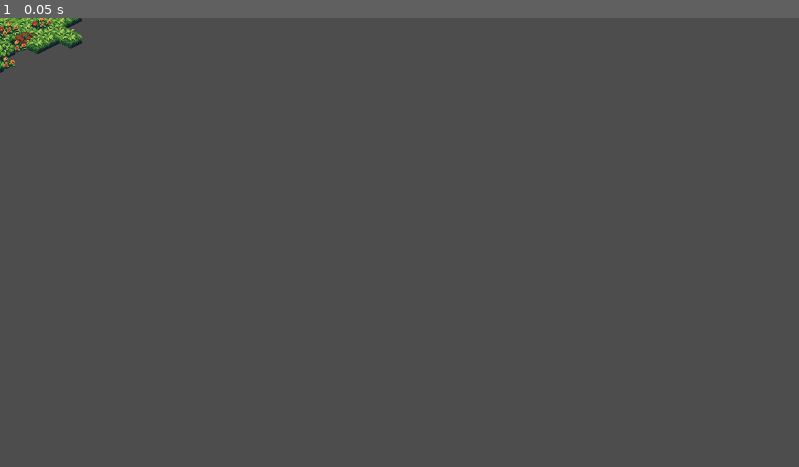
Above: before the commit, frame 1.
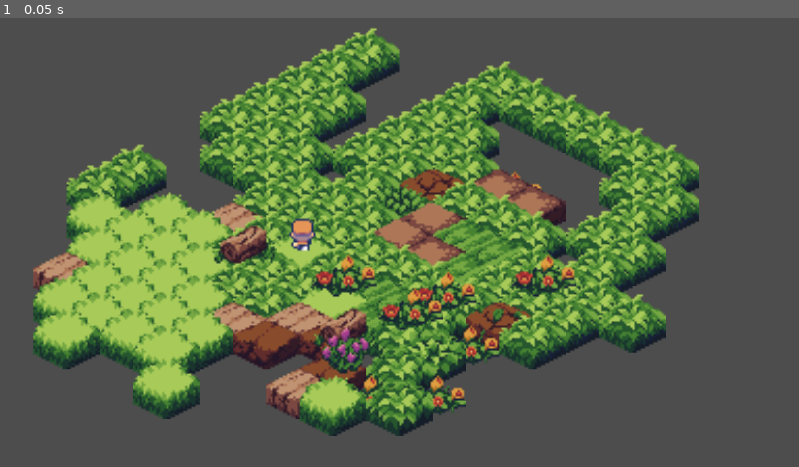
Above: after the commit, the same moment.

Repository: Luithais/learn2learn
Game: Godot game, scene res://tile_map_layer.tscn
The game is run twice, just before and just after one commit, with the same random seed, the same clock (stepped at 60 frames per second) and the same inputs. Before the commit the project has no main scene; this scene is started directly in both runs.
Inputs:
- Up to frame 1 (0.05 s): no input

The runs differ from the first frame. In frame 1, 46% of the frame differs, in the area x 0-88%, y 0-94%.

Commit message:
potch again omg

Diff:
--- a/item.gd
+++ b/item.gd
@@ -3,4 +3,5 @@
 
 var itemName:String
 var sellPrice:int
+var buyPrice:int
 var quantity:int
--- /dev/null
+++ b/movement.gd
@@ -0,0 +1,19 @@
+extends Sprite2D
+
+@export var speed:int
+
+# Called when the node enters the scene tree for the first time.
+func _ready() -> void:
+	pass # Replace with function body.
+
+
+# Called every frame. 'delta' is the elapsed time since the previous frame.
+func _process(delta):
+	if Input.is_key_pressed(KEY_W):
+		position.y -= speed * delta
+	if Input.is_key_pressed(KEY_A):
+		position.x -= speed * delta
+	if Input.is_key_pressed(KEY_S):
+		position.y += speed * delta
+	if Input.is_key_pressed(KEY_D):
+		position.x += speed * delta
--- /dev/null
+++ b/player.tscn
@@ -0,0 +1,16 @@
+[gd_scene load_steps=3 format=3 uid="uid://6w5eqj4k7aru"]
+
+[ext_resource type="Texture2D" uid="uid://cb6mqhuxbq57c" path="res://Small-8-Direction-Characters_by_AxulArt.png" id="1_prpth"]
+[ext_resource type="Script" path="res://movement.gd" id="2_oirei"]
+
+[node name="Player" type="Node2D"]
+
+[node name="Sprite2D" type="Sprite2D" parent="."]
+position = Vector2(145.75, 71.5)
+scale = Vector2(0.966667, 0.954545)
+texture = ExtResource("1_prpth")
+hframes = 8
+vframes = 3
+region_enabled = true
+region_rect = Rect2(-0.0377808, 220.161, 127.357, 67.2692)
+script = ExtResource("2_oirei")
--- a/project.godot
+++ b/project.godot
@@ -11,5 +11,6 @@
 [application]
 
 config/name="New Game Project"
+run/main_scene="res://tile_map_layer.tscn"
 config/features=PackedStringArray("4.3", "Forward Plus")
 config/icon="res://icon.svg"
--- a/tile_map_layer.tscn
+++ b/tile_map_layer.tscn
@@ -1,6 +1,7 @@
-[gd_scene load_steps=5 format=4 uid="uid://bjmxs1nvu55kr"]
+[gd_scene load_steps=6 format=4 uid="uid://bjmxs1nvu55kr"]
 
 [ext_resource type="Texture2D" uid="uid://2tpvavvuf52v" path="res://isometric tileset/spritesheet.png" id="1_ysvp2"]
+[ext_resource type="PackedScene" uid="uid://6w5eqj4k7aru" path="res://player.tscn" id="2_ajgq4"]
 
 [sub_resource type="TileMapPattern" id="TileMapPattern_y6yem"]
 tile_data = PackedInt32Array(0, 262144, 0, 65536, 393216, 1, 131072, 0, 3, 196608, 0, 3, 262144, 0, 2)
@@ -334,7 +335,15 @@
 tile_map_data = PackedByteArray("AAD//wIAAAAIAAMAAAD9////AAAIAAMAAAABAAIAAAAIAAMAAAABAAEAAAAIAAMAAAACAP//AAAIAAMAAAABAAQAAAAGAAQAAAD9/wMAAAAGAAQAAAACAAUAAAAAAAQAAAD///3/AAAIAAMAAAA=")
 tile_set = SubResource("TileSet_25aq1")
 
+[node name="Player" parent="." instance=ExtResource("2_ajgq4")]
+y_sort_enabled = true
+position = Vector2(-197, -69)
+
 [node name="GroundLayerMap" type="TileMapLayer" parent="."]
 position = Vector2(-5, -14)
 tile_map_data = PackedByteArray("AAAAAP7/AAACAAAAAAAAAP//AAAHAAIAAAAAAAAAAAAEAAAAAAAAAAEAAAAEAAAAAAAAAAIAAAAHAAIAAAD/// …(1760 unchanged characters)…
 tile_set = SubResource("TileSet_25aq1")
+
+[node name="Camera2D" type="Camera2D" parent="."]
+position = Vector2(-5, 5)
+zoom = Vector2(3, 3)
Binary file added: Small-8-Direction-Characters_by_AxulArt.png
Not shown, added: Small-8-Direction-Characters_by_AxulArt.png.import
